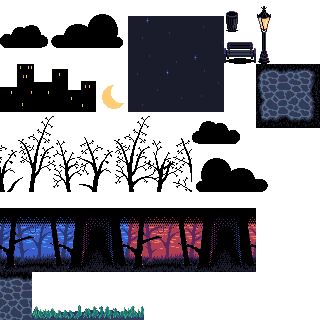
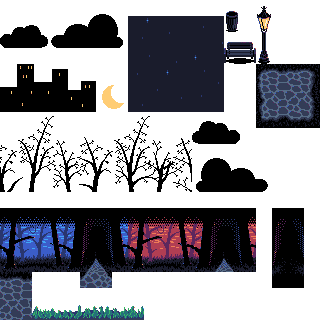
Layered file, before and after one edit (320x320). Changes by layer:
painted on "Tileset" over [left=80, top=208, right=304, bottom=288]
